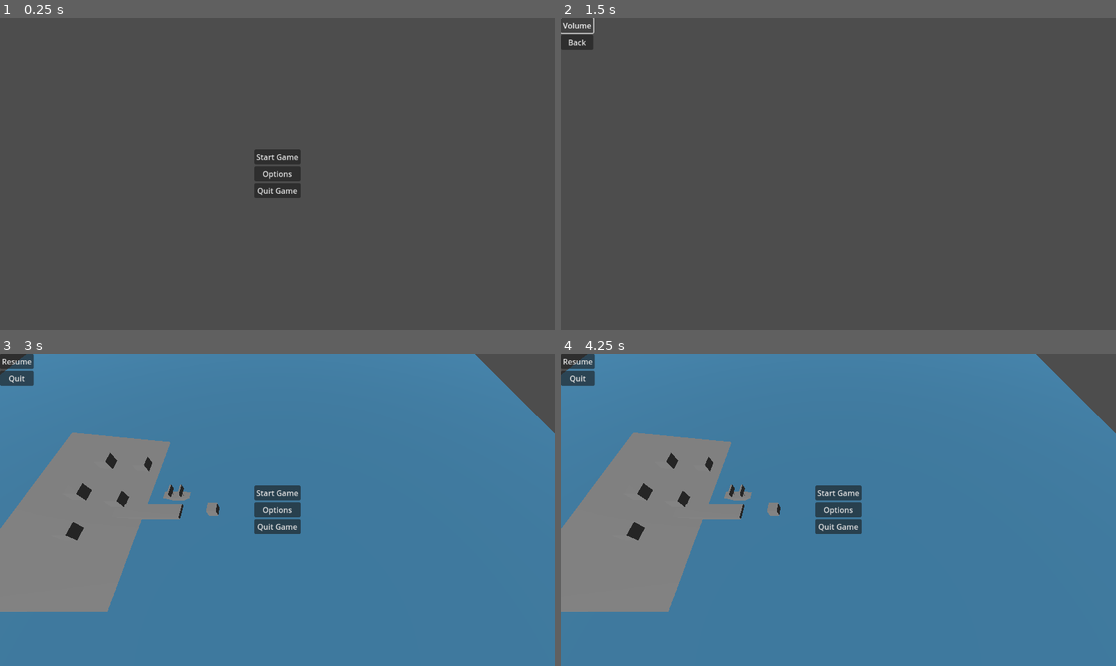
Above: before the commit, frames 1-4 (two rows, left to right).
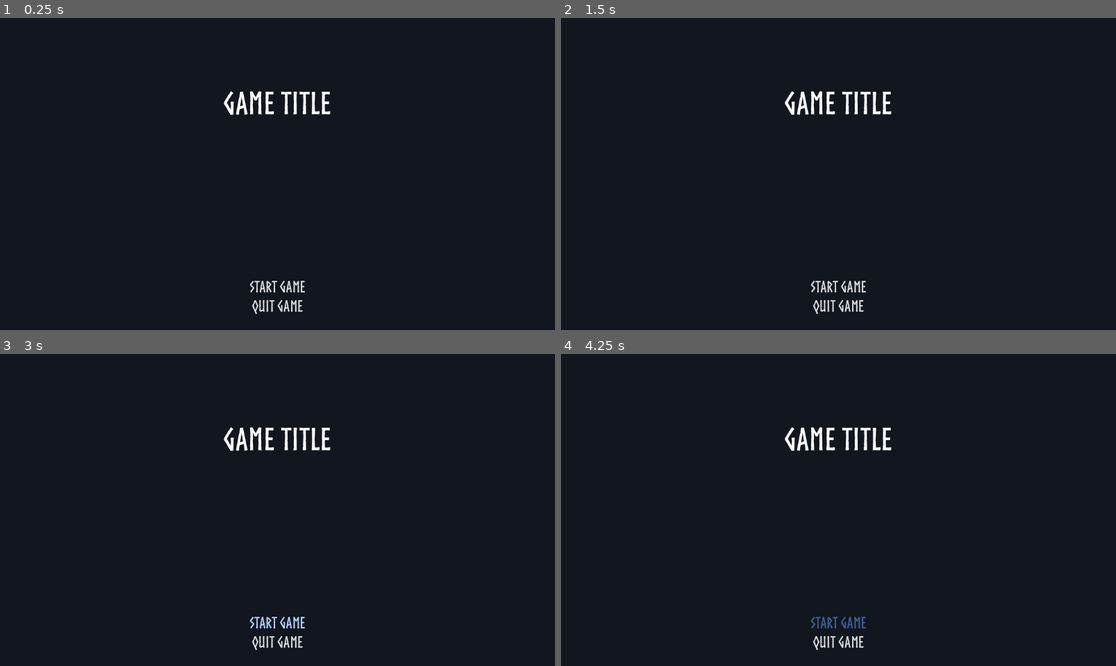
Above: after the commit, the same moments.

Repository: AtomicGardenInteractive/Brackey-s-2024
Game: Godot game, scene res://main_menu.tscn
Same seed, same stepped clock (60 frames per second), same inputs: the game is played once before the commit and once after it.
Inputs (mouse positions are in pixels of both pictures, inside the frame that each line leads up to):
- Up to frame 1 (0.25 s): no input
- Up to frame 2 (1.5 s): click (838, 174) at 0.5 s, where only the run before the commit has a clickable "Options"; click (577, 24) at 1.25 s, where only the run before the commit has a clickable "Volume"
- Up to frame 3 (3 s): click (16, 378) at 2 s, where only the run before the commit has a clickable "Back"; click "Start Game" at 2.75 s
- Up to frame 4 (4.25 s): click (838, 510) at 3.5 s, where only the run before the commit has a clickable "Options"

The runs differ from the first frame. In frame 1, 100% of the frame differs, in the area x 0-100%, y 0-100%; in frame 2, 100%; in frame 3, 100%; in frame 4, 100%.
Error before the commit: Invalid access to property or key 'normalize' on a base object of type 'Vector3'. (res://Scenes/Levels/boat.gd:38)

Commit message:
Version 2 of Main Menu
Started coding the new main menu. I hit a road block with the tutorial so it's still not working.

Diff:
--- /dev/null
+++ b/Godot/new-game-project/Assets/Themes/main_menu.tres
@@ -0,0 +1,41 @@
+[gd_resource type="Theme" load_steps=12 format=3 uid="uid://dckgkctkr05ar"]
+
+[ext_resource type="FontFile" uid="uid://ce3qa0ky6w3fo" path="res://Assets/Fonts/Norsebold.otf" id="1_2q56d"]
+
+[sub_resource type="StyleBoxEmpty" id="StyleBoxEmpty_2iuj0"]
+
+[sub_resource type="StyleBoxEmpty" id="StyleBoxEmpty_wk0ow"]
+
+[sub_resource type="StyleBoxEmpty" id="StyleBoxEmpty_81x5q"]
+
+[sub_resource type="StyleBoxEmpty" id="StyleBoxEmpty_m2clf"]
+
+[sub_resource type="StyleBoxEmpty" id="StyleBoxEmpty_xvm61"]
+
+[sub_resource type="StyleBoxEmpty" id="StyleBoxEmpty_kv5ty"]
+
+[sub_resource type="StyleBoxEmpty" id="StyleBoxEmpty_u3o3k"]
+
+[sub_resource type="StyleBoxEmpty" id="StyleBoxEmpty_m8yoo"]
+
+[sub_resource type="StyleBoxEmpty" id="StyleBoxEmpty_cirm0"]
+
+[sub_resource type="StyleBoxEmpty" id="StyleBoxEmpty_omvon"]
+
+[resource]
+default_font = ExtResource("1_2q56d")
+default_font_size = 32
+Button/colors/font_focus_color = Color(0.25098, 0.384314, 0.592157, 1)
+Button/colors/font_hover_color = Color(0.721569, 0.831373, 1, 1)
+Button/colors/font_pressed_color = Color(0.207843, 0.266667, 0.380392, 1)
+Button/styles/disabled = SubResource("StyleBoxEmpty_2iuj0")
+Button/styles/disabled_mirrored = SubResource("StyleBoxEmpty_wk0ow")
+Button/styles/focus = SubResource("StyleBoxEmpty_81x5q")
+Button/styles/hover = SubResource("StyleBoxEmpty_m2clf")
+Button/styles/hover_mirrored = SubResource("StyleBoxEmpty_xvm61")
+Button/styles/hover_pressed = SubResource("StyleBoxEmpty_kv5ty")
+Button/styles/hover_pressed_mirrored = null
+Button/styles/normal = SubResource("StyleBoxEmpty_u3o3k")
+Button/styles/normal_mirrored = SubResource("StyleBoxEmpty_m8yoo")
+Button/styles/pressed = SubResource("StyleBoxEmpty_cirm0")
+Button/styles/pressed_mirrored = SubResource("StyleBoxEmpty_omvon")
--- a/Godot/new-game-project/Scenes/Levels/game_handler.tscn
+++ b/Godot/new-game-project/Scenes/Levels/game_handler.tscn
@@ -1,9 +1,10 @@
-[gd_scene load_steps=11 format=3 uid="uid://dd3ciccoerrst"]
+[gd_scene load_steps=12 format=3 uid="uid://dd3ciccoerrst"]
 
 [ext_resource type="Script" path="res://Scenes/Levels/Player.gd" id="1_3v35u"]
 [ext_resource type="PackedScene" uid="uid://7bmuha166gyx" path="res://main_menu.tscn" id="1_jth67"]
 [ext_resource type="Script" path="res://Scenes/Levels/game_handler.gd" id="1_vwlyo"]
 [ext_resource type="PackedScene" uid="uid://dkkxkrxcr74mb" path="res://Scenes/boat.tscn" id="2_74m0k"]
+[ext_resource type="Script" path="res://Scenes/Levels/menu_ui.gd" id="4_v23wc"]
 [ext_resource type="PackedScene" uid="uid://b82pkvikw18no" path="res://pause_menu.tscn" id="5_e3dhx"]
 
 [sub_resource type="Environment" id="Environment_5imuj"]
@@ -29,7 +30,7 @@
 [node name="Game_Handler" type="Node" node_paths=PackedStringArray("pause_menu")]
 process_mode = 3
 script = ExtResource("1_vwlyo")
-pause_menu = NodePath("UI_Layers/Pause_UI/PauseMenu")
+pause_menu = NodePath("UI_Layers/Menu_UI/PauseMenu")
 
 [node name="Level_Handler" type="Node" parent="."]
 process_mode = 1
@@ -124,19 +125,10 @@
 [node name="UI_Layers" type="Node" parent="."]
 
 [node name="Menu_UI" type="CanvasLayer" parent="UI_Layers"]
+script = ExtResource("4_v23wc")
 
 [node name="Main Menu" parent="UI_Layers/Menu_UI" instance=ExtResource("1_jth67")]
 
-[node name="Menu_UI_Options" type="CanvasLayer" parent="UI_Layers"]
-
-[node name="Options Menu" type="Control" parent="UI_Layers/Menu_UI_Options"]
+[node name="PauseMenu" parent="UI_Layers/Menu_UI" instance=ExtResource("5_e3dhx")]
 visible = false
-layout_mode = 3
-anchors_preset = 0
-offset_right = 40.0
-offset_bottom = 40.0
-
-[node name="Pause_UI" type="CanvasLayer" parent="UI_Layers"]
-
-[node name="PauseMenu" parent="UI_Layers/Pause_UI" instance=ExtResource("5_e3dhx")]
 metadata/_edit_use_anchors_ = true
--- a/Godot/new-game-project/Scenes/Levels/main_menu.gd
+++ b/Godot/new-game-project/Scenes/Levels/main_menu.gd
@@ -1,14 +1,26 @@
 extends Control
 
+signal start_game()
+@export var buttons_v_box: VBoxContainer = %ButtonsVBox
+
+func _ready() -> void:
+	focus_buttons()
+
+func _on_start_game_button_pressed() -> void:
+	start_game.emit()
+	hide()
 
 
-func _on_start_game_pressed():
-	get_tree().change_scene_to_file("res://Scenes/Levels/game_handler.tscn")
+func _on_quit_game_button_pressed():
+	get_tree().quit()
 
 
-func _on_options_pressed():
-	get_tree().change_scene_to_file("res://options_menu.tscn")
+func _on_visability_changed() -> void:
+	if visible:
+		focus_buttons()
 
-
-func _on_quit_game_pressed():
-	get_tree().quit()
+func focus_buttons() -> void:
+	if buttons_v_box:
+		var button: Button = buttons_v_box.get_child(0)
+		if button is Button:
+				button.grab_click_focus()
--- /dev/null
+++ b/Godot/new-game-project/Scenes/Levels/menu_ui.gd
@@ -0,0 +1 @@
+extends CanvasLayer
--- a/Godot/new-game-project/main_menu.tscn
+++ b/Godot/new-game-project/main_menu.tscn
@@ -1,8 +1,7 @@
 [gd_scene load_steps=3 format=3 uid="uid://7bmuha166gyx"]
 
 [ext_resource type="Script" path="res://Scenes/Levels/main_menu.gd" id="1_gtygw"]
-
-[sub_resource type="Theme" id="Theme_veap3"]
+[ext_resource type="Theme" uid="uid://dckgkctkr05ar" path="res://Assets/Themes/main_menu.tres" id="1_qffkt"]
 
 [node name="Main Menu" type="Control"]
 layout_mode = 3
@@ -11,8 +10,17 @@
 anchor_bottom = 1.0
 grow_horizontal = 2
 grow_vertical = 2
-theme = SubResource("Theme_veap3")
+theme = ExtResource("1_qffkt")
 script = ExtResource("1_gtygw")
+
+[node name="ColorRect" type="ColorRect" parent="."]
+layout_mode = 1
+anchors_preset = 15
+anchor_right = 1.0
+anchor_bottom = 1.0
+grow_horizontal = 2
+grow_vertical = 2
+color = Color(0.0666667, 0.0862745, 0.121569, 1)
 
 [node name="MarginContainer" type="MarginContainer" parent="."]
 layout_mode = 1
@@ -21,24 +29,47 @@
 anchor_bottom = 1.0
 grow_horizontal = 2
 grow_vertical = 2
+theme_override_constants/margin_left = 32
+theme_override_constants/margin_top = 32
+theme_override_constants/margin_right = 32
+theme_override_constants/margin_bottom = 32
 
 [node name="VBoxContainer" type="VBoxContainer" parent="MarginContainer"]
 layout_mode = 2
+alignment = 1
+
+[node name="Game Title" type="Label" parent="MarginContainer/VBoxContainer"]
+layout_mode = 2
+size_flags_vertical = 3
+theme_override_font_sizes/font_size = 64
+text = "Game Title"
+horizontal_alignment = 1
+vertical_alignment = 1
+
+[node name="ButtonsVBox" type="VBoxContainer" parent="MarginContainer/VBoxContainer"]
+unique_name_in_owner = true
+layout_mode = 2
+size_flags_vertical = 10
+
+[node name="Start Game" type="Button" parent="MarginContainer/VBoxContainer/ButtonsVBox"]
+layout_mode = 2
 size_flags_horizontal = 4
 size_flags_vertical = 4
-
-[node name="Start Game" type="Button" parent="MarginContainer/VBoxContainer"]
-layout_mode = 2
+focus_neighbor_top = NodePath("../Quit Game")
+focus_neighbor_bottom = NodePath("../Quit Game")
+focus_next = NodePath("../Quit Game")
+focus_previous = NodePath("../Quit Game")
 text = "Start Game"
 
-[node name="Options" type="Button" parent="MarginContainer/VBoxContainer"]
+[node name="Quit Game" type="Button" parent="MarginContainer/VBoxContainer/ButtonsVBox"]
 layout_mode = 2
-text = "Options"
-
-[node name="Quit Game" type="Button" parent="MarginContainer/VBoxContainer"]
-layout_mode = 2
+size_flags_horizontal = 4
+size_flags_vertical = 4
+focus_neighbor_top = NodePath("../Start Game")
+focus_neighbor_bottom = NodePath("../Start Game")
+focus_next = NodePath("../Start Game")
+focus_previous = NodePath("../Start Game")
 text = "Quit Game"
 
-[connection signal="pressed" from="MarginContainer/VBoxContainer/Start Game" to="." method="_on_start_game_pressed"]
-[connection signal="pressed" from="MarginContainer/VBoxContainer/Options" to="." method="_on_options_pressed"]
-[connection signal="pressed" from="MarginContainer/VBoxContainer/Quit Game" to="." method="_on_quit_game_pressed"]
+[connection signal="pressed" from="MarginContainer/VBoxContainer/ButtonsVBox/Start Game" to="." method="_on_start_game_pressed"]
+[connection signal="pressed" from="MarginContainer/VBoxContainer/ButtonsVBox/Quit Game" to="." method="_on_quit_game_pressed"]
--- a/Godot/new-game-project/options_menu.gd
+++ /dev/null
@@ -1,4 +0,0 @@
-extends Control
-
-func _on_back_pressed():
-	get_tree().change_scene_to_file("res://main_menu.tscn")
--- a/Godot/new-game-project/options_menu.tscn
+++ /dev/null
@@ -1,30 +0,0 @@
-[gd_scene load_steps=2 format=3 uid="uid://c1iaq204q02bn"]
-
-[ext_resource type="Script" path="res://options_menu.gd" id="1_madxo"]
-
-[node name="Options Menu" type="Control"]
-layout_mode = 3
-anchors_preset = 15
-anchor_right = 1.0
-anchor_bottom = 1.0
-grow_horizontal = 2
-grow_vertical = 2
-script = ExtResource("1_madxo")
-
-[node name="MarginContainer" type="MarginContainer" parent="."]
-layout_mode = 0
-offset_right = 40.0
-offset_bottom = 40.0
-
-[node name="VBoxContainer" type="VBoxContainer" parent="MarginContainer"]
-layout_mode = 2
-
-[node name="Volume" type="Button" parent="MarginContainer/VBoxContainer"]
-layout_mode = 2
-text = "Volume"
-
-[node name="Back" type="Button" parent="MarginContainer/VBoxContainer"]
-layout_mode = 2
-text = "Back"
-
-[connection signal="pressed" from="MarginContainer/VBoxContainer/Back" to="." method="_on_back_pressed"]
Binary file added: Godot/new-game-project/Assets/Fonts/Norse.otf
Not shown, added: Godot/new-game-project/Assets/Fonts/Norse.otf.import
Binary file added: Godot/new-game-project/Assets/Fonts/Norsebold.otf
Not shown, added: Godot/new-game-project/Assets/Fonts/Norsebold.otf.import
